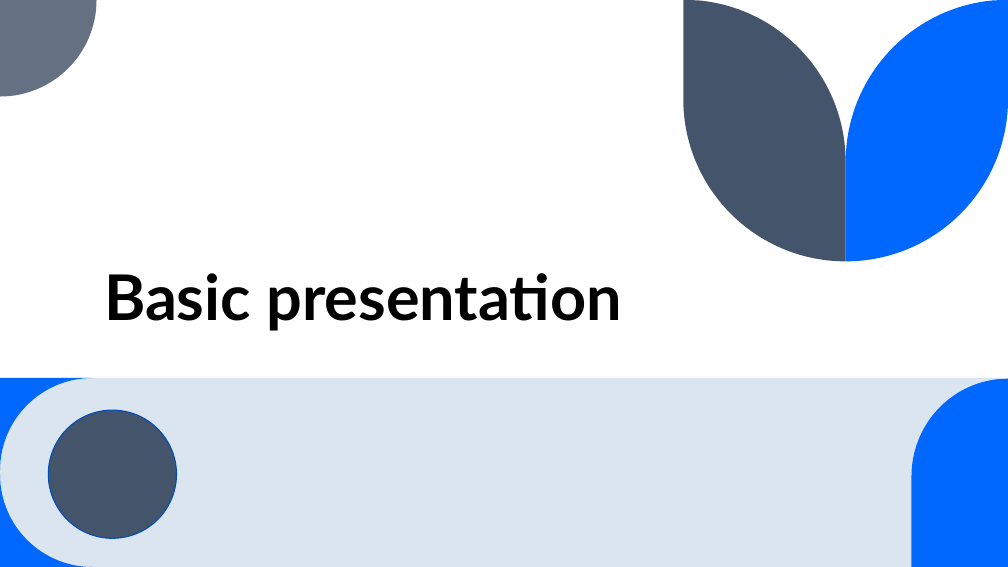
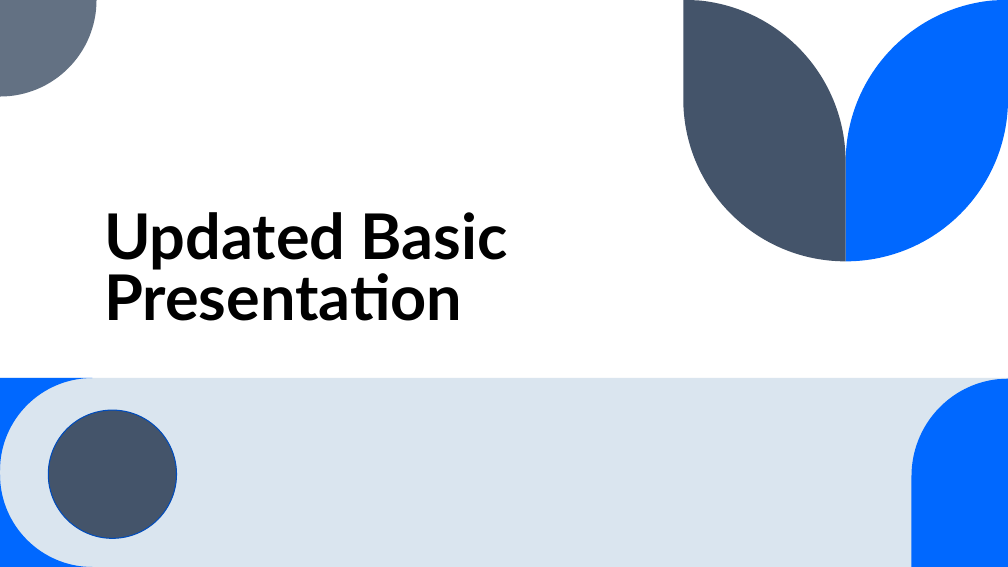
Before and after one commit to sifatulrabbi/learn-csharp-openxml, a slide deck: slide 1 of test-files/universal-presentation-fdsfa3432412f.pptx. Drawn at 1008x567 pixels with LibreOffice and Linux fonts; fonts in the diff are those of the drawing. Boxes give left, top, right and bottom in pixels: in the first picture for what was removed or moved away, otherwise in the second. Text is boxed around its words. In the diff, an @@ line names an element or a change of style, - is before the commit and + after.

```diff
--- a/test-files/universal-presentation-fdsfa3432412f.pptx
+++ b/test-files/universal-presentation-fdsfa3432412f.pptx
@@ title at (x1=104, y1=212, x2=508, y2=321): text changed @@
-Basic presentation
+Updated Basic Presentation
```
Also in this commit, not shown: 1 other file.
